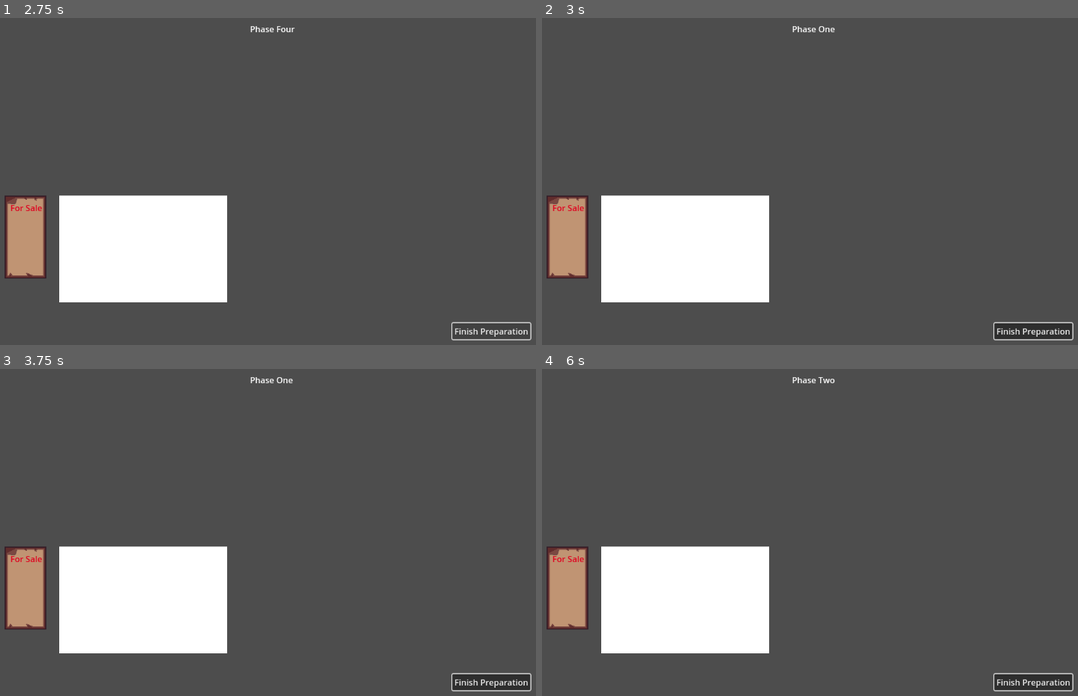
Above: before the commit, frames 1-4 (two rows, left to right).
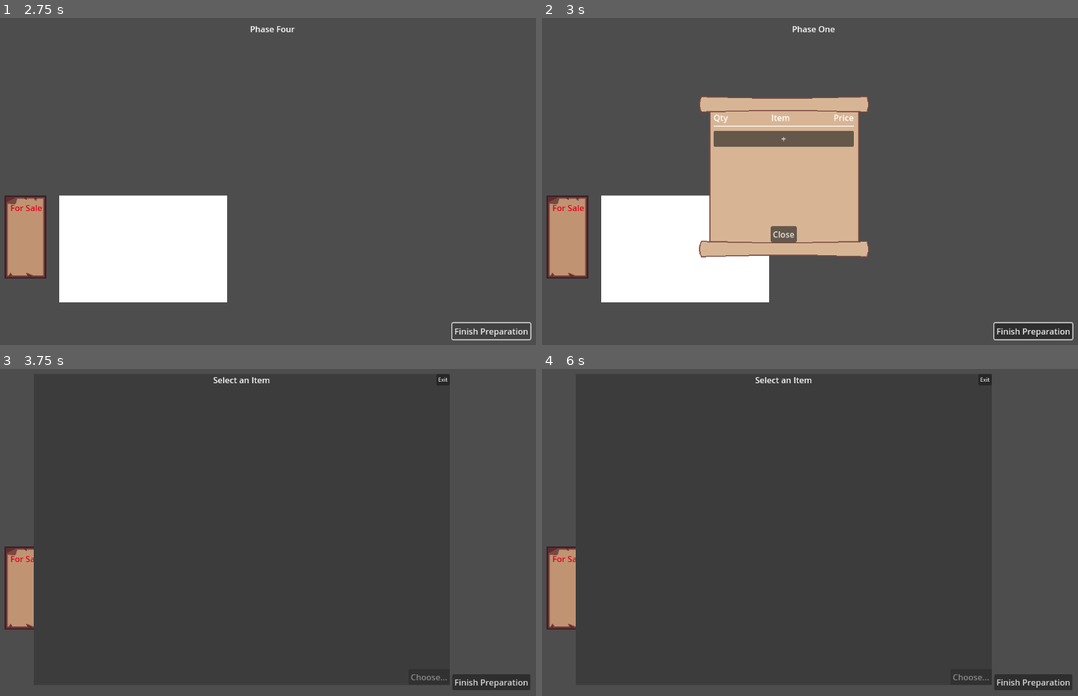
Above: after the commit, the same moments.

Repository: Missingreference/LDJam-58-Game
Game: Godot game, scene res://scenes/game.tscn
Same seed, same stepped clock (60 frames per second), same inputs: the game is played once before the commit and once after it.
Inputs (mouse positions are in pixels of both pictures, inside the frame that each line leads up to):
- Up to frame 1 (2.75 s): click "Finish Preparation" at 0.5 s; click "Finish Preparation" at 1.25 s; click "Finish Preparation" at 2 s
- Up to frame 2 (3 s): tap Enter at 2.75 s; move the mouse to (568, 237) at 2.77 s; click (568, 237) at 2.92 s
- Up to frame 3 (3.75 s): click (241, 489) at 3.5 s, where only the run after the commit has a clickable "+"
- Up to frame 4 (6 s): click (783, 489) at 4.25 s, where only the run after the commit has a clickable "+"; click (783, 489) at 5 s, where only the run after the commit has a clickable "+"; tap Space at 5.75 s; move the mouse to (665, 545) at 5.77 s; click (665, 545) at 5.92 s

Frame 1 is identical in both runs. In frame 2, 13% of the frame differs, in the area x 29-61%, y 23-74%; in frame 3, 12%; in frame 4, 12%.
Error before the commit: Parse Error: Preload file "res://scenes/test.tscn" does not exist. (res://scripts/shop_menu_edit.gd:5)

Commit message:
Avoid duplicate edit items for when selecting identical items from the inventory

Diff:
--- a/scripts/shop_menu_edit.gd
+++ b/scripts/shop_menu_edit.gd
@@ -2,7 +2,6 @@
 
 signal closed
 
-const test_scene = preload("res://scenes/test.tscn")
 const inventory_ui_scene = preload("res://scenes/inventory_ui.tscn")
 const shop_menu_edit_item = preload("res://scenes/shop_menu_edit_item.tscn")
 
@@ -11,6 +10,8 @@
 
 var max_edit_item_count: int = 5
 var game_data: GameData
+
+var _item_name_to_edit_item: Dictionary[String, ShopMenuEditItem] = {}
 
 
 func _ready():
@@ -22,8 +23,8 @@
 
     var shop_items = self.game_data.shop_items.GetItems()
     for items_array in shop_items.values():
-        var quantity = items_array.size()
-        self._add_edit_item_node(items_array[0], quantity)
+        for item in items_array:
+            self._add_edit_item_node(item)
 
 
 func _on_plus_button_pressed():
@@ -49,10 +50,7 @@
     assert(success, "Tried to remove item that didn't exist!")
     self.game_data.shop_items.AddItem(item)
 
-    # TODO check if we actually need to make a new edit item
-
-    self._add_edit_item_node(item, 1)
-
+    self._add_edit_item_node(item)
     self._enable_controls()
 
 
@@ -61,19 +59,30 @@
     self._plus_button.pressed.connect(self._on_plus_button_pressed)
 
 
-func _add_edit_item_node(item: Item, quantity: int):
-    var edit_item = shop_menu_edit_item.instantiate()
-    edit_item.item_name = item.name
-    edit_item.price = 10
-    edit_item.quantity = quantity
-    self._edit_item_list.add_child(edit_item)
-
+func _update_edit_item_button_state(edit_item: ShopMenuEditItem, item: Item):
     # Update button state based on item count available
     var item_count = self.game_data.inventory.GetItemCount(item)
     if item_count <= 0:
         edit_item.plus_button.disabled = true
 
-    edit_item.quantity_changed.connect(self._item_quantity_changed.bind(edit_item, item))
+
+func _add_edit_item_node(item: Item):
+    # Check if we already have an edit item
+    var edit_item: ShopMenuEditItem
+    if self._item_name_to_edit_item.has(item.name):
+        edit_item = self._item_name_to_edit_item[item.name]
+        edit_item.quantity += 1
+    else:
+        edit_item = shop_menu_edit_item.instantiate()
+        edit_item.item_name = item.name
+        edit_item.price = 10
+        edit_item.quantity = 1
+        edit_item.quantity_changed.connect(self._item_quantity_changed.bind(edit_item, item))
+        self._edit_item_list.add_child(edit_item)
+        self._item_name_to_edit_item[item.name] = edit_item
+
+    edit_item.update_labels()
+    self._update_edit_item_button_state(edit_item, item)
 
     # Check if at max capacity
     if self._edit_item_list.get_child_count() >= self.max_edit_item_count:
@@ -101,6 +110,7 @@
 
     if edit_item.quantity <= 0:
         self._edit_item_list.remove_child(edit_item)
+        self._item_name_to_edit_item.erase(edit_item.item_name)
 
     # Check if at max capacity
     if self._edit_item_list.get_child_count() < self.max_edit_item_count:
--- a/scripts/shop_menu_edit_item.gd
+++ b/scripts/shop_menu_edit_item.gd
@@ -16,6 +16,10 @@
 
 
 func _ready():
+    self.update_labels()
+
+
+func update_labels():
     self._qty_label.text = "%d" % self.quantity
     self._name_label.text = self.item_name
     self._price_label.text = "%d" % self.price
